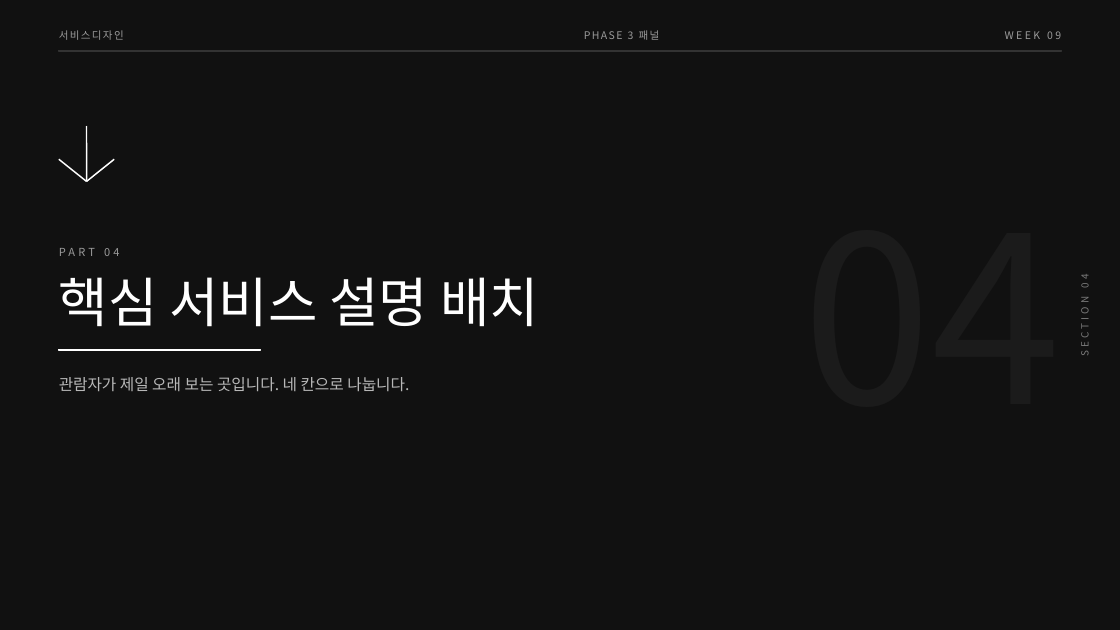
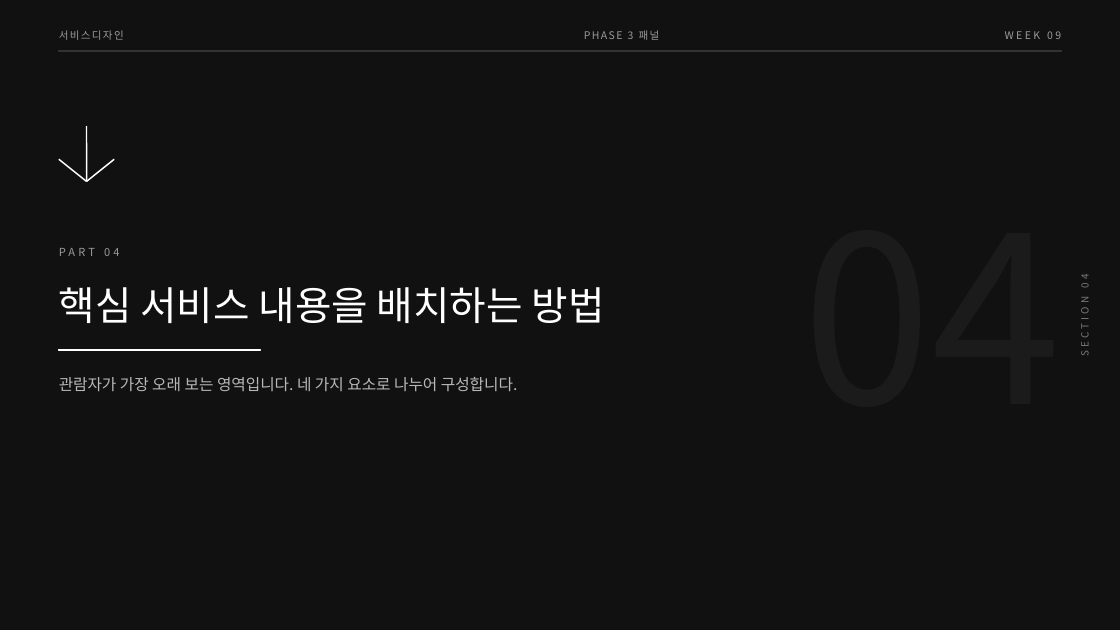
Before and after one commit to design-eng/MIN.D, a slide deck: slide 13 of dist/weeks-2학기/서비스디자인_2학기_09주차_패널레이아웃.pptx. Drawn at 1120x630 pixels with LibreOffice and Linux fonts; fonts in the diff are those of the drawing. Boxes give left, top, right and bottom in pixels: in the first picture for what was removed or moved away, otherwise in the second. Text is boxed around its words. In the diff, an @@ line names an element or a change of style, - is before the commit and + after.

```diff
--- a/dist/weeks-2학기/서비스디자인_2학기_09주차_패널레이아웃.pptx
+++ b/dist/weeks-2학기/서비스디자인_2학기_09주차_패널레이아웃.pptx
@@ text at (x1=59, y1=287, x2=605, y2=323): text changed; size 46 to 34 pt @@
-핵심 서비스 설명 배치
+핵심 서비스 내용을 배치하는 방법
@@ text at (x1=59, y1=377, x2=518, y2=392): text changed @@
-관람자가 제일 오래 보는 곳입니다. 네 칸으로 나눕니다.
+관람자가 가장 오래 보는 영역입니다. 네 가지 요소로 나누어 구성합니다.
```
Also in this commit, not shown: 20 other slides changed, 5 other files.
